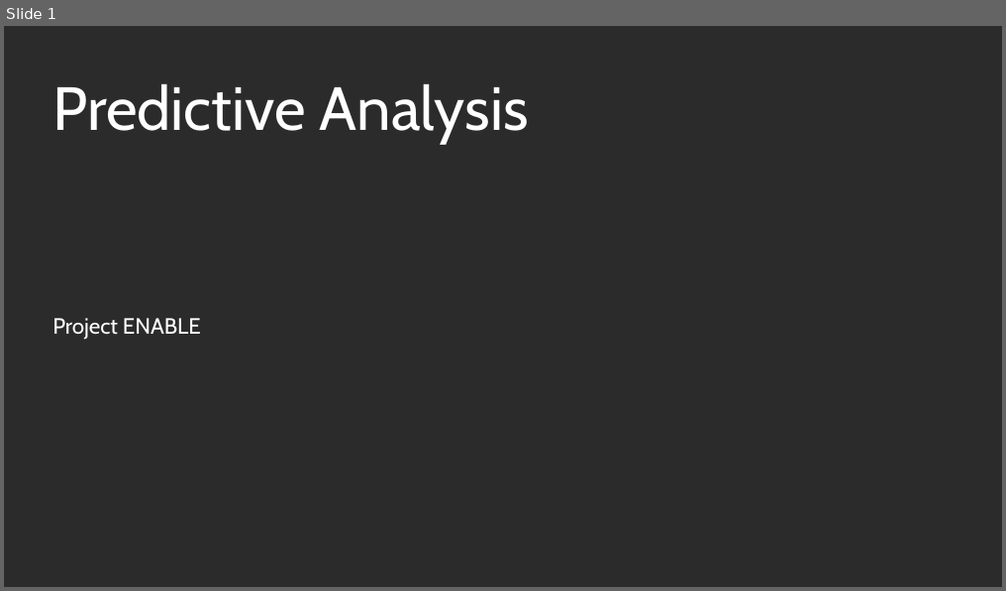
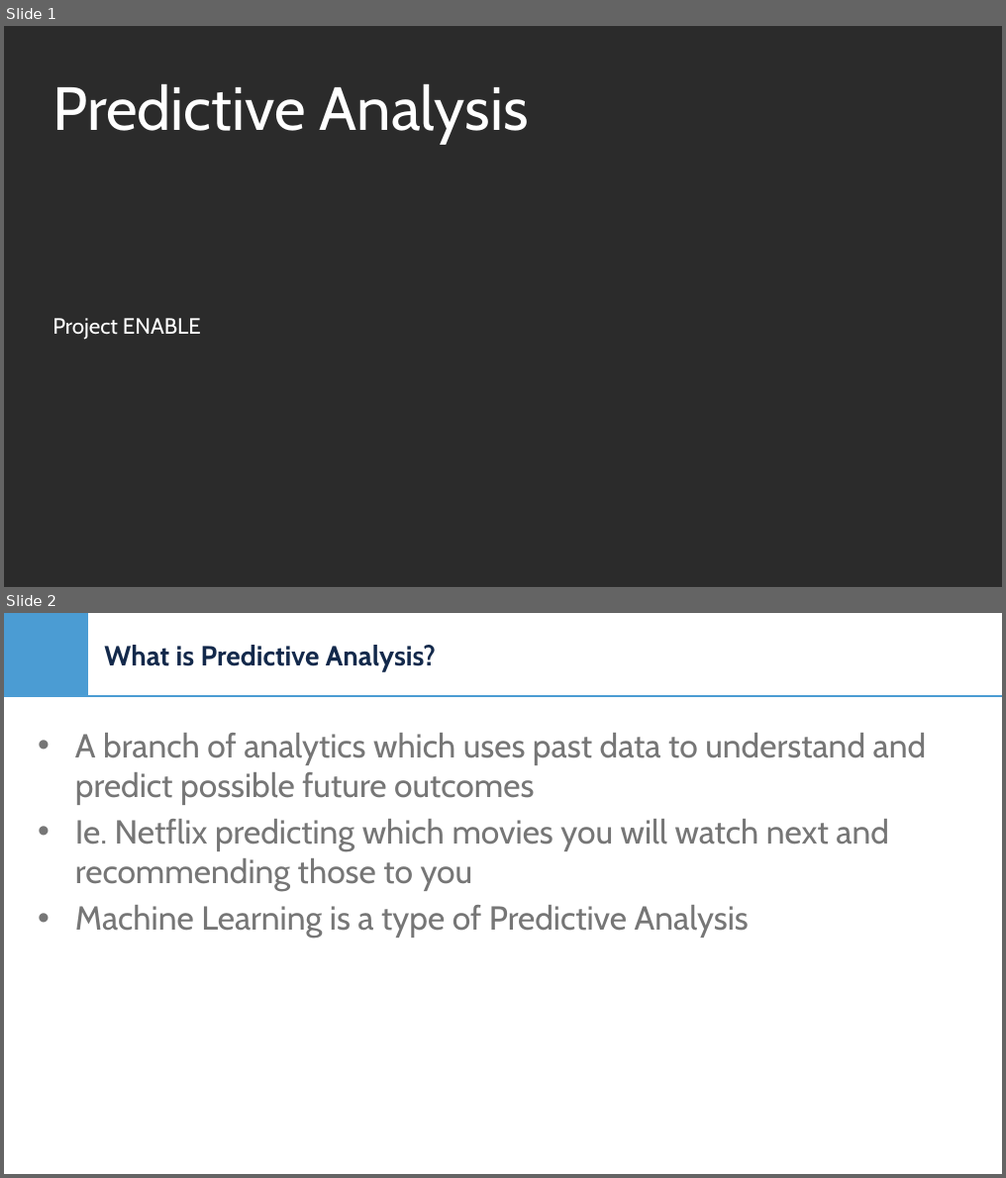
Before and after one commit to e-cui/ENABLE-HiDAV-Online-Modules, a slide deck: Data Mining Modules/Presentations/Predictive Analysis.pptx. Shown one above the other, each under a label of ours: slide 1 before the commit, slides 1 and 2 after it. The pictures are 1006x591 and 1006x1178 pixels, drawn with LibreOffice and Linux fonts; fonts in the diff are those of the drawing; background and template pictures are left out; a plain dark background stands for a picture behind light text. Boxes give left, top, right and bottom in pixels: in the first picture for what was removed or moved away, otherwise in the second. Text is boxed around its words. In the diff, an @@ line names an element or a change of style, - is before the commit and + after.

Commit message:
Data Mining Powerpoint 5 Draft
Updated Powerpoint draft for module 5 of datamining. Still a work in progress.

```diff
--- a/Data Mining Modules/Presentations/Predictive Analysis.pptx
+++ b/Data Mining Modules/Presentations/Predictive Analysis.pptx
@@ slide 2 added at (x1=4, y1=613, x2=1002, y2=1174), background picture (left out) @@
@@ rectangle added at (x1=4, y1=613, x2=88, y2=696), fill #4B9CD3 @@
@@ title added at (x1=104, y1=645, x2=436, y2=671), 20 pt, text #13294B, bold @@
+What is Predictive Analysis?
@@ line added from (4, 696) to (1002, 696), #4B9CD3 1 pt @@
@@ subtitle added at (x1=75, y1=733, x2=927, y2=939), 24 pt, text #767676 @@
+• A branch of analytics which uses past data to understand and predict possible future outcomes
+• Ie. Netflix predicting which movies you will watch next and recommending those to you
+• Machine Learning is a type of Predictive Analysis
```
Also in this commit, not shown: 3 slides changed, 29 other slides added, 14 slides removed.
